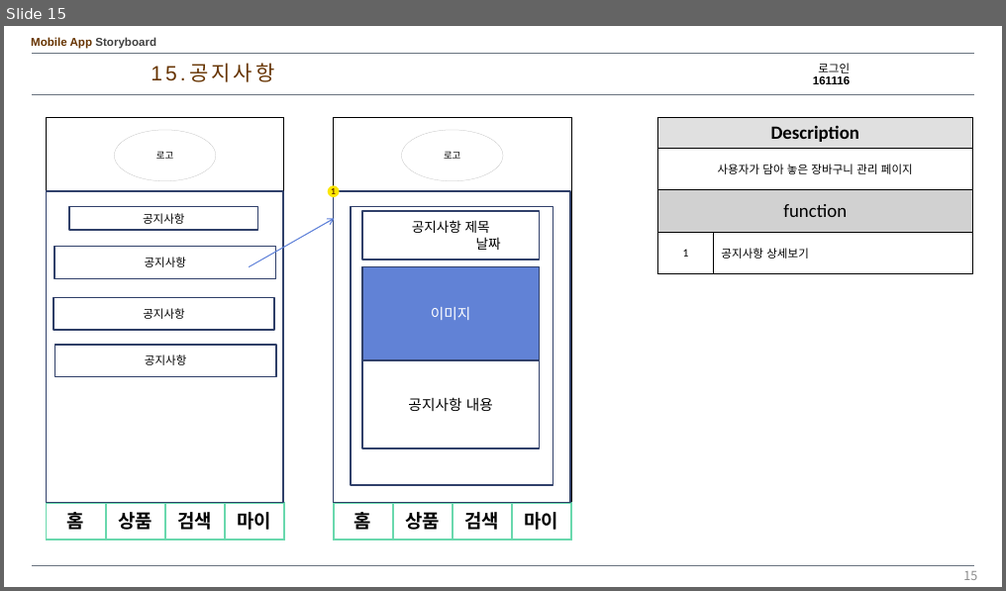
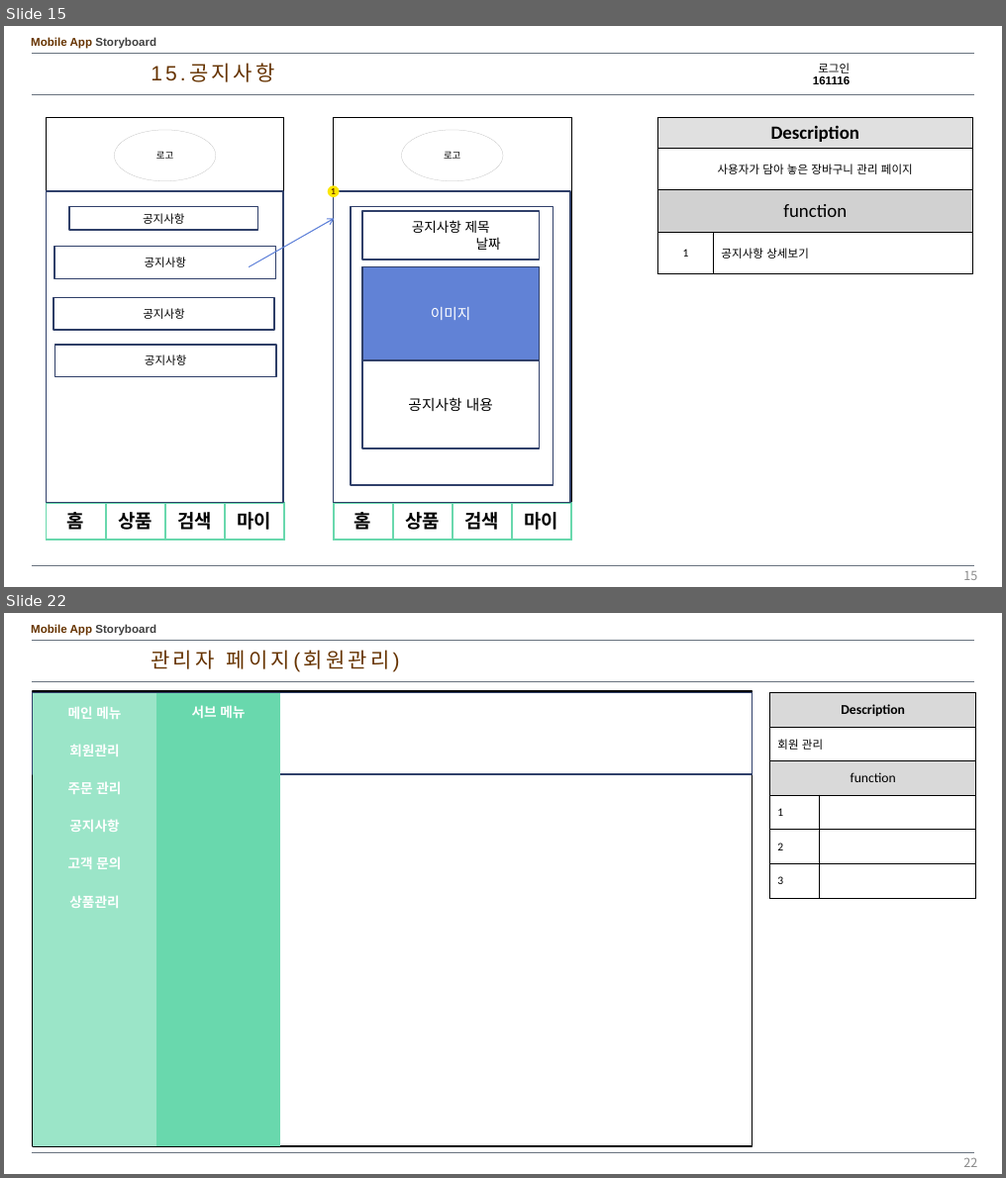
Before and after one commit to kangheechoul/document, a slide deck: 프레젠테이션 1.pptx. Shown one above the other, each under a label of ours: slide 15 before the commit, slides 15 and 22 after it; the slides between them are not shown. The pictures are 1006x591 and 1006x1178 pixels, drawn with LibreOffice and Linux fonts; fonts in the diff are those of the drawing. Boxes give left, top, right and bottom in pixels: in the first picture for what was removed or moved away, otherwise in the second. Text is boxed around its words. In the diff, an @@ line names an element or a change of style, - is before the commit and + after.

Commit message:
0530 관리자 서브메뉴 추가

```diff
--- a/프레젠테이션 1.pptx
+++ b/프레젠테이션 1.pptx
@@ slide 22 added at [4,613,1002,1174], background #FFFFFF; not listed: 4 template elements that a slide beside it also shows @@
@@ text added at [151,650,390,669], 20 pt, text #663300 @@
+관리자 페이지(회원관리)
@@ rectangle added at [33,691,751,1148], fill #FFFFFF, outline #000000 1.5 pt @@
@@ rectangle added at [33,692,751,774], fill #FFFFFF, outline #30416A 1.5 pt @@
@@ table added at [33,693,156,1147], 12 rows, 2 columns @@
+메인 메뉴 | 
+회원관리 | 
+주문 관리 | 
+공지사항 | 
+고객 문의 | 
+상품관리 | 
+ | 
+ | 
+ | 
+ | 
+ | 
+ | 
@@ table added at [156,693,280,1147], 12 rows, 2 columns @@
+서브 메뉴 | 
+ | 
+ | 
+ | 
+ | 
+ | 
+ | 
+ | 
+ | 
+ | 
+ | 
+ | 
@@ table added at [770,692,976,898], 6 rows, 2 columns @@
+Description | 
+회원 관리 | 
+function | 
+1 | 
+2 | 
+3 | 
@@ page number added at [963,1158,977,1167], 12 pt, text #8C8C8C @@
+22
```
Also in this commit, not shown: 2 slides changed, 4 other slides added.
